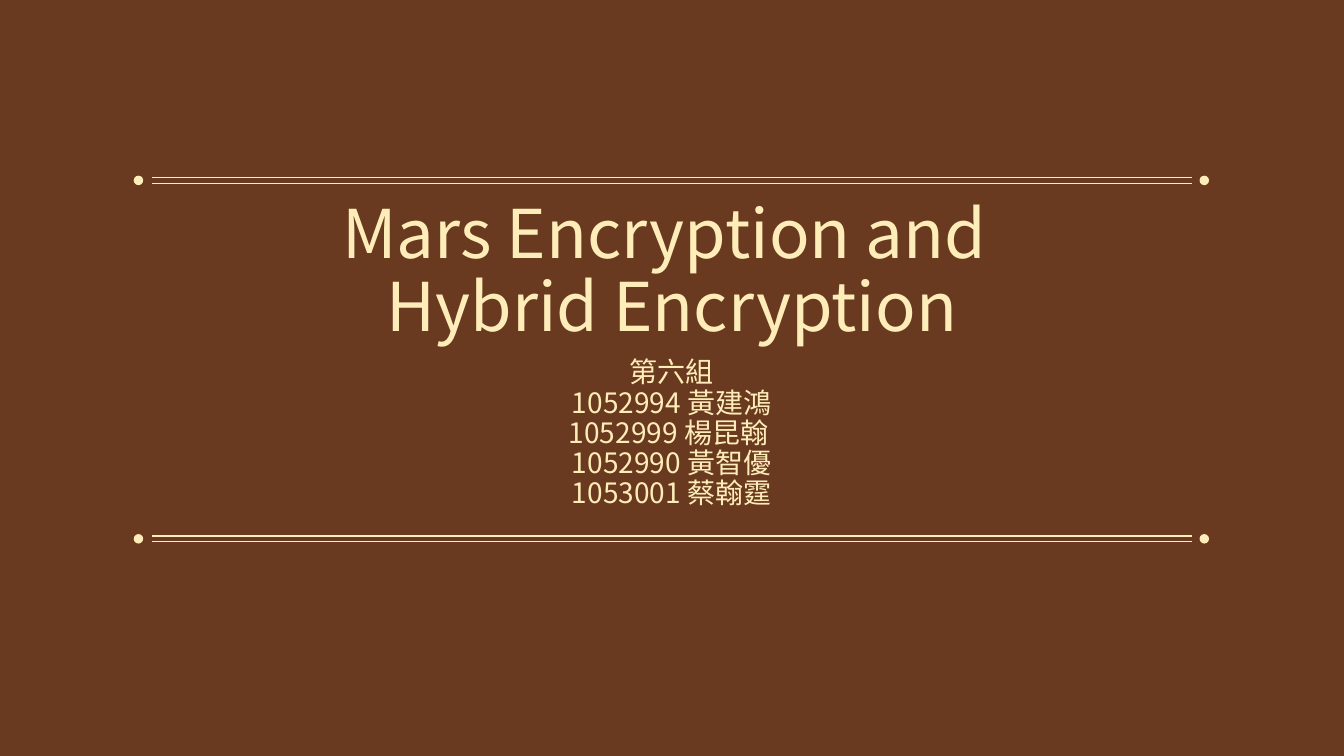
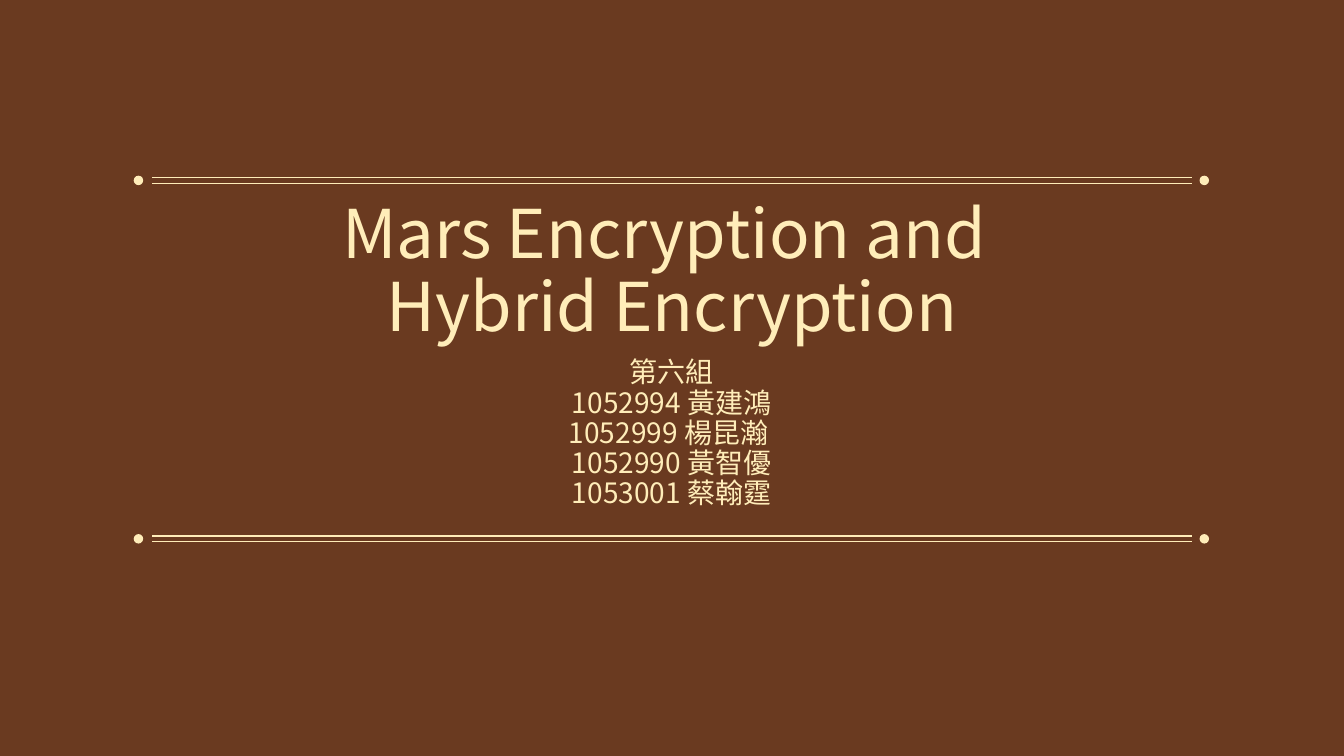
Before and after one commit to gordon636798/DiffieHellman-AES, a slide deck: slide 1 of 報告.pptx. Drawn at 1344x756 pixels with LibreOffice and Linux fonts; fonts in the diff are those of the drawing; background and template pictures are left out. Boxes give left, top, right and bottom in pixels: in the first picture for what was removed or moved away, otherwise in the second. Text is boxed around its words. In the diff, an @@ line names an element or a change of style, - is before the commit and + after.

```diff
--- a/報告.pptx
+++ b/報告.pptx
@@ subtitle at box(569, 415, 768, 451): text changed @@
-1052999 楊昆翰
+1052999 楊昆瀚
```
Also in this commit, not shown: 2 other files.
